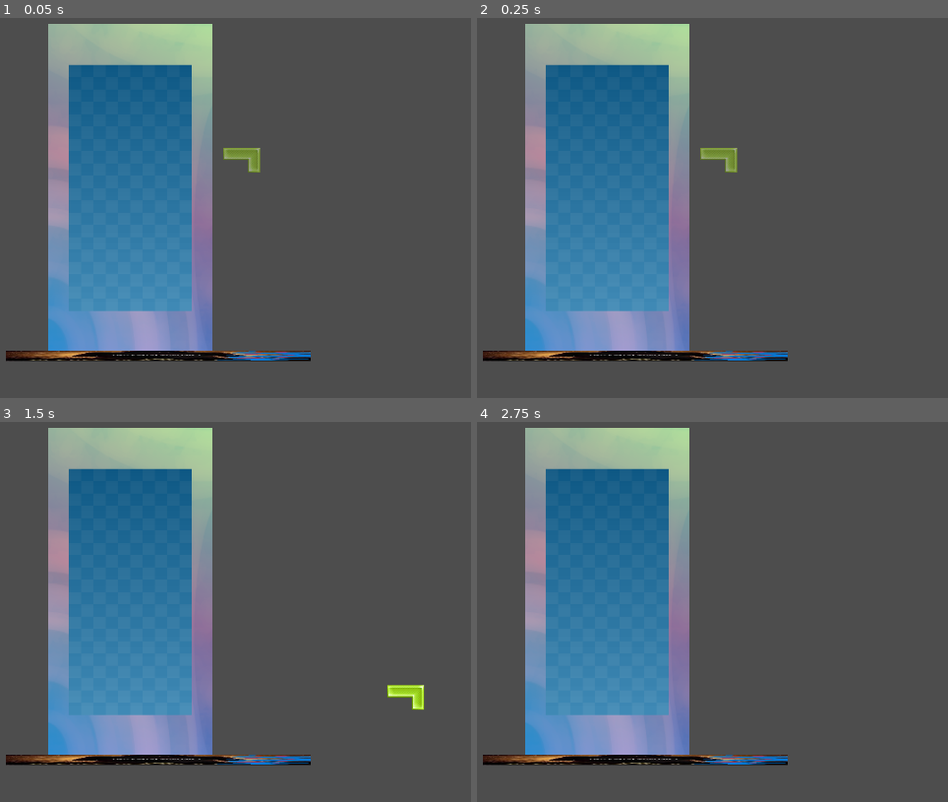
Above: before the commit, frames 1-4 (two rows, left to right).
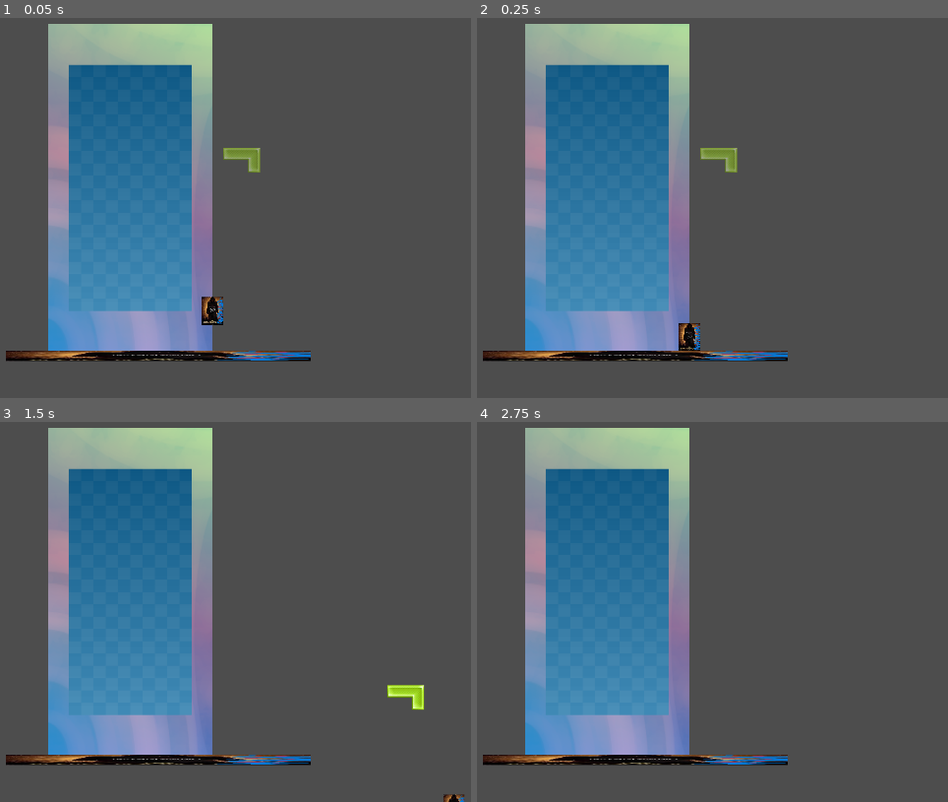
Above: after the commit, the same moments.

Repository: The-First-Pancake/gmtk-game-jam-2024
Game: Godot game, scene res://Levels/GeorgeTest.tscn
Same seed, same stepped clock (60 frames per second), same inputs: the game is played once before the commit and once after it. This scene is started directly instead of the project's main scene.
Inputs (mouse positions are in pixels of both pictures, inside the frame that each line leads up to):
- Up to frame 1 (0.05 s): no input
- Up to frame 2 (0.25 s): no input
- Up to frame 3 (1.5 s): tap Enter at 0.5 s; move the mouse to (419, 558) at 0.52 s; hold Right (move_right) from 0.53 s (still down); click (419, 558) at 0.6 s; tap Space (jump) at 0.77 s; move the mouse to (89, 604) at 1.27 s; click (89, 604) at 1.35 s
- Up to frame 4 (2.75 s): tap Space (jump) at 1.52 s; move the mouse to (801, 482) at 2.02 s; release Right (move_right) at 2.03 s; hold Left (move_left) from 2.03 s (still down); right-click (801, 482) at 2.1 s; click (801, 482) at 2.3 s

The runs differ from the first frame. In frame 1, 0.3% of the frame differs, in the area x 42-48%, y 73-81%; in frame 2, 0.3%; in frame 3, less than 0.1%; in frame 4, nothing differs.

Commit message:
Crush player

Diff:
--- a/Levels/GeorgeTest.tscn
+++ b/Levels/GeorgeTest.tscn
@@ -1,7 +1,8 @@
-[gd_scene load_steps=5 format=3 uid="uid://fee5nvfuba0j"]
+[gd_scene load_steps=6 format=3 uid="uid://fee5nvfuba0j"]
 
 [ext_resource type="Texture2D" uid="uid://ct4hutt4owng4" path="res://Art/Sprites/TetrisPlaceholders/Background.png" id="2_aflem"]
 [ext_resource type="PackedScene" uid="uid://b1lrc4bb14deo" path="res://Prefabs/Blocks/L-Piece.tscn" id="2_bcq1q"]
+[ext_resource type="PackedScene" uid="uid://dngf3odx0yf5k" path="res://Prefabs/player.tscn" id="3_qudki"]
 [ext_resource type="Texture2D" uid="uid://bf4k2m7wu1y64" path="res://Art/Sprites/Default.jpg" id="4_r2vew"]
 
 [sub_resource type="RectangleShape2D" id="RectangleShape2D_atmmq"]
@@ -16,6 +17,8 @@
 [node name="PlaceableCharacterBody2d" parent="." instance=ExtResource("2_bcq1q")]
 position = Vector2(577, 593)
 
+[node name="Player" parent="." instance=ExtResource("3_qudki")]
+
 [node name="Floor" type="StaticBody2D" parent="."]
 position = Vector2(746, 977)
 scale = Vector2(1.16232, 0.0289407)
--- a/Scripts/Placeable.gd
+++ b/Scripts/Placeable.gd
@@ -3,6 +3,9 @@
 enum PlaceState {PLACING, FALLING, PLACED}
 @export var grid_size : float = 50
 var state : int = PlaceState.PLACING
+
+const DEFAULT_COLLISION_LAYER : int = 1
+const UNPLACED_COLLISION_LAYER : int = 2
 
 func _ready() -> void:
 	enter_placing()
@@ -18,19 +21,25 @@
 			enter_falling()
 	elif (state == PlaceState.FALLING):
 		# Add the gravity.
-		if not is_on_floor():
-			velocity += get_gravity() * delta
-			move_and_slide()
-		else:
-			enter_placed()
-	elif (state == PlaceState.PLACED):
-		return # do not update object when placed
+		velocity += get_gravity() * delta
+		var collision : KinematicCollision2D = move_and_collide(velocity * delta)
+		if (collision):
+			if (collision.get_collider() is Player):
+				if (collision.get_angle(up_direction) < deg_to_rad(45) and collision.get_angle(up_direction) > deg_to_rad(-45)):
+					var player : Player = collision.get_collider() as Player
+					player.try_squash()
+			elif (collision.get_angle(up_direction) < deg_to_rad(45) and collision.get_angle(up_direction) > deg_to_rad(-45)):
+				enter_placed()
 
 func enter_placing() -> void:
+	set_collision_layer_value(DEFAULT_COLLISION_LAYER, false);
+	set_collision_layer_value(UNPLACED_COLLISION_LAYER, true);
 	modulate.a = 0.5 # make transparent
 	state = PlaceState.PLACING
 
 func enter_falling() -> void:
+	set_collision_layer_value(DEFAULT_COLLISION_LAYER, true);
+	set_collision_layer_value(UNPLACED_COLLISION_LAYER, false);
 	modulate.a = 1 # make solid
 	state = PlaceState.FALLING
 
--- a/Scripts/Player.gd
+++ b/Scripts/Player.gd
@@ -90,3 +90,7 @@
 
 
 	move_and_slide()
+
+func try_squash() -> void:
+	if is_on_floor():
+		queue_free()
